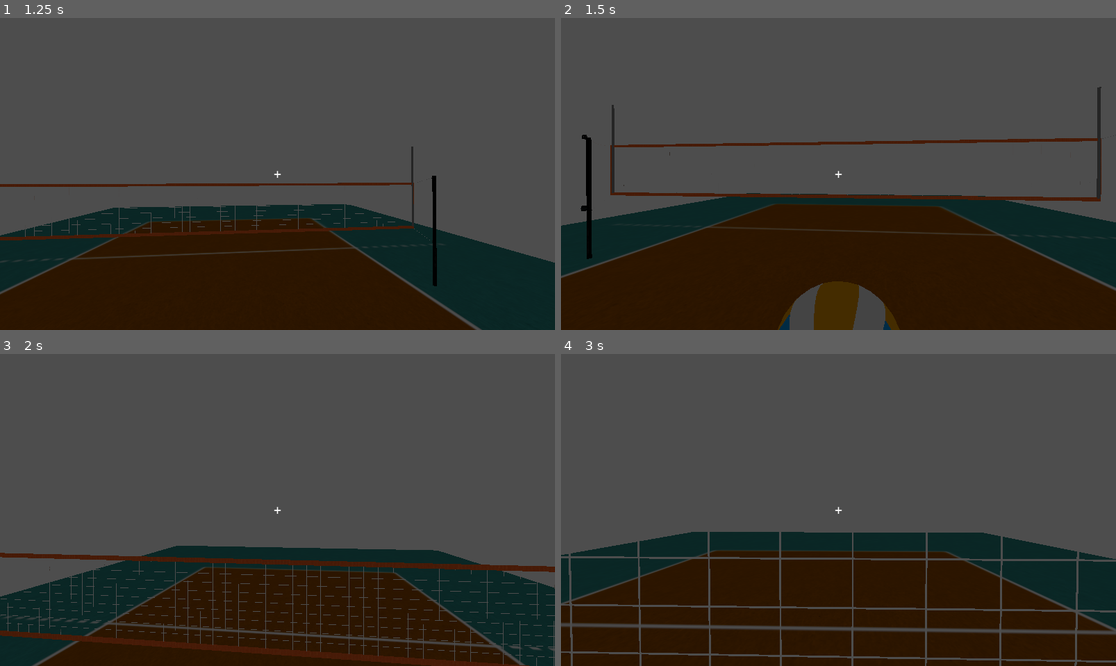
Above: before the commit, frames 1-4 (two rows, left to right).
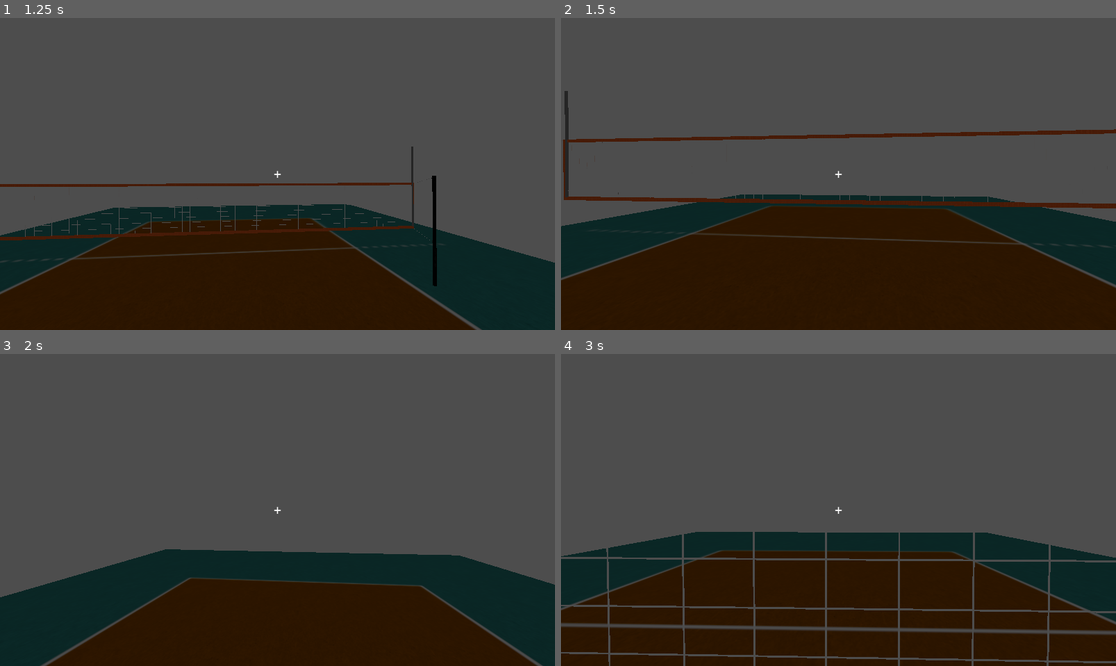
Above: after the commit, the same moments.

Repository: Mcaldas11/VolleyBox
Game: Godot game, scene res://volleyball/scene.tscn
Two runs of this game, one before a commit and one after it. Both use one fixed random seed, a clock stepped at 60 frames per second and the inputs below.
Inputs (mouse positions are in pixels of both pictures, inside the frame that each line leads up to):
- Up to frame 1 (1.25 s): tap Enter (ui_accept) at 0.5, 0.77 s; move the mouse to (305, 174) at 0.52 s; press the mouse at (305, 174) at 0.53 s; hold W (ui_up) from 0.53 s (still down)
- Up to frame 2 (1.5 s): keep holding W (ui_up); move the mouse to (810, 174) at 1.27 s; release the mouse at (810, 174) at 1.28 s; tap G (spawn_ball) at 1.35 s
- Up to frame 3 (2 s): keep holding W (ui_up); tap Enter (ui_accept) at 1.52 s
- Up to frame 4 (3 s): keep holding W (ui_up); move the mouse to (849, 503) at 2.02 s; tap Keypad Enter at 2.1 s; move the mouse to (832, 516) at 2.77 s; tap Shift at 2.85 s

Frame 1 is identical in both runs. In frame 2, 8.5% of the frame differs, in the area x 0-100%, y 22-100%; in frame 3, 8.9%, in the area x 0-100%, y 61-100%; in frame 4, 4.5%.

Commit message:
Update ball.tscn

Diff:
--- a/volley-box/assets/ball/ball.tscn
+++ b/volley-box/assets/ball/ball.tscn
@@ -1,19 +1,9 @@
-[gd_scene load_steps=3 format=3 uid="uid://csnwley7mf18u"]
+[gd_scene load_steps=2 format=3 uid="uid://csnwley7mf18u"]
 
 [ext_resource type="PackedScene" uid="uid://vvoa28byhwkp" path="res://assets/ball/ball.glb" id="1_0hqb1"]
-
-[sub_resource type="SphereShape3D" id="SphereShape3D_0hqb1"]
-radius = 0.39802745
 
 [node name="Sketchfab_Scene" instance=ExtResource("1_0hqb1")]
 transform = Transform3D(0.5, 0, 0, 0, 0.5, 0, 0, 0, 0.5, 0, 0, 0)
 
 [node name="Sketchfab_model" parent="." index="0"]
 transform = Transform3D(0.3, 0, 0, 0, -1.3113417e-08, 0.3, 0, -0.3, -1.3113417e-08, 0, 0, 0)
-
-[node name="RigidBody3D" type="RigidBody3D" parent="." index="1"]
-
-[node name="MeshInstance3D" type="MeshInstance3D" parent="RigidBody3D" index="0"]
-
-[node name="CollisionShape3D" type="CollisionShape3D" parent="RigidBody3D" index="1"]
-shape = SubResource("SphereShape3D_0hqb1")
